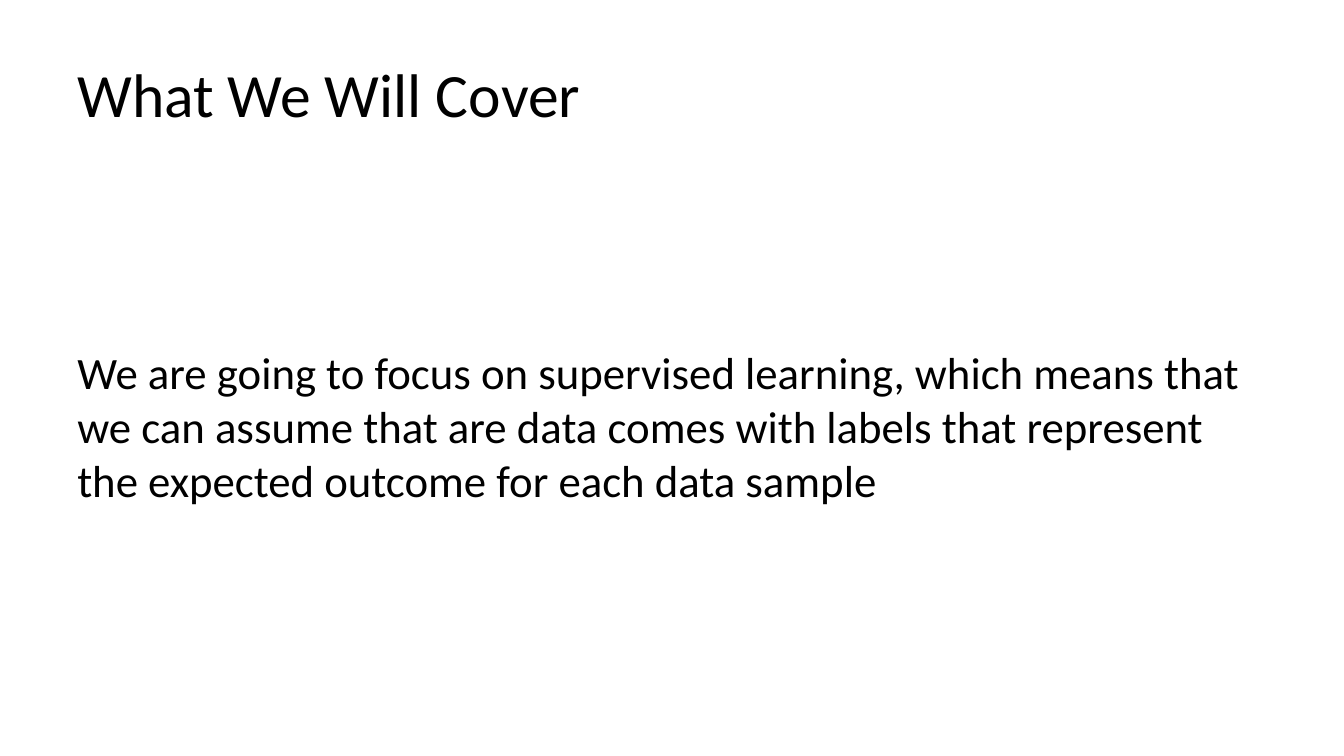
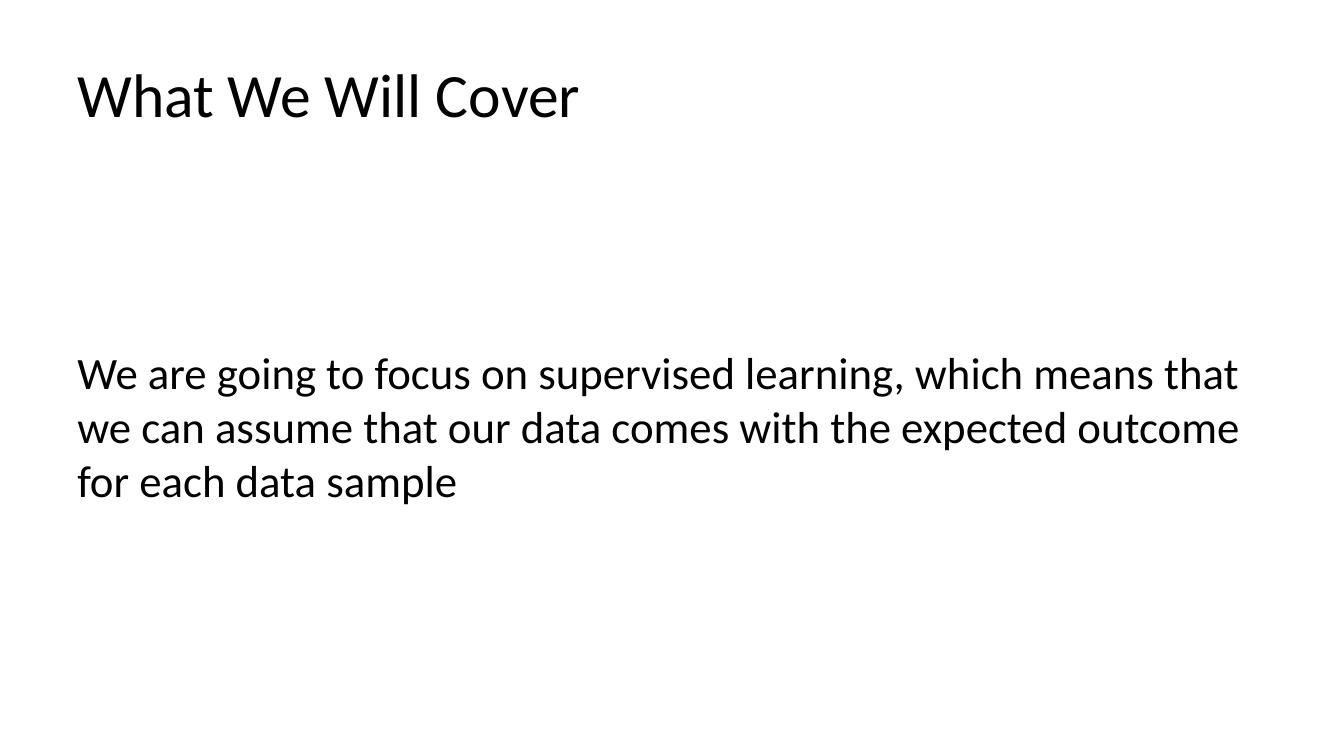
Before and after one commit to C4M-UofT/C4M-UofT.github.io, a slide deck: slide 8 of lectures/winter/6_ml_workflow/MachineLearning_tutorial.pptx. Drawn at 1344x756 pixels with LibreOffice and Linux fonts; fonts in the diff are those of the drawing. Boxes give left, top, right and bottom in pixels: in the first picture for what was removed or moved away, otherwise in the second. Text is boxed around its words. In the diff, an @@ line names an element or a change of style, - is before the commit and + after.

```diff
--- a/lectures/winter/6_ml_workflow/MachineLearning_tutorial.pptx
+++ b/lectures/winter/6_ml_workflow/MachineLearning_tutorial.pptx
@@ text at [77,358,1239,505]: text changed @@
-We are going to focus on supervised learning, which means that we can assume that are data comes with labels that represent the expected outcome for each data sample
+We are going to focus on supervised learning, which means that we can assume that our data comes with the expected outcome for each data sample
```
Also in this commit, not shown: 19 other slides changed, 5 slides added, 3 slides removed, 2 other files.
